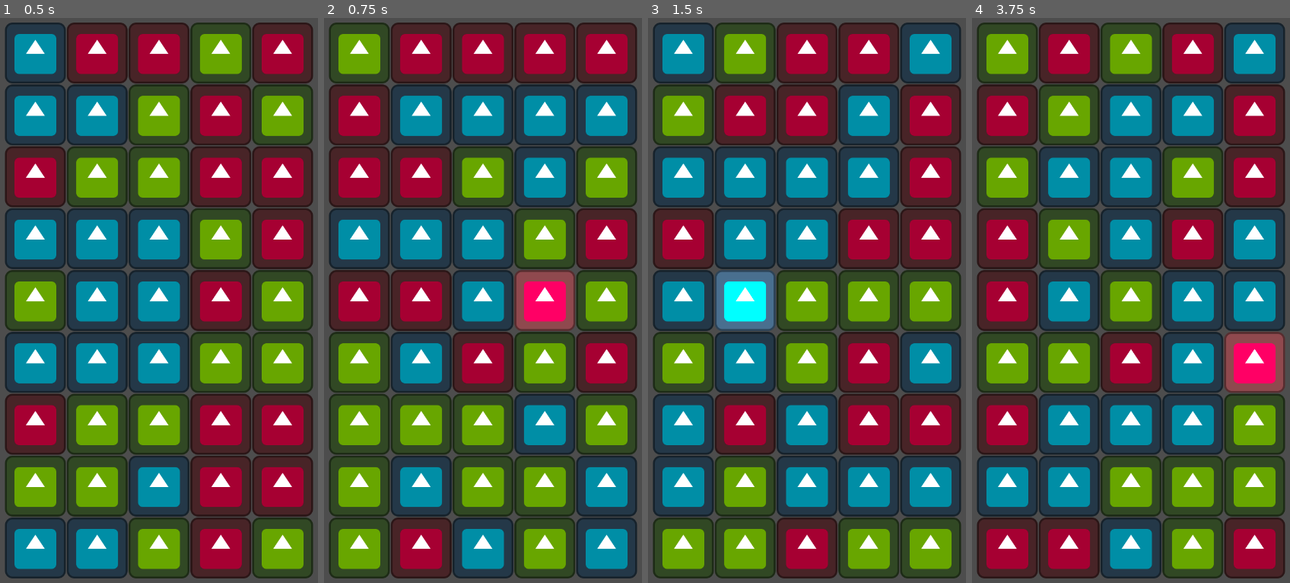
Above: before the commit, frames 1-4 (left to right).
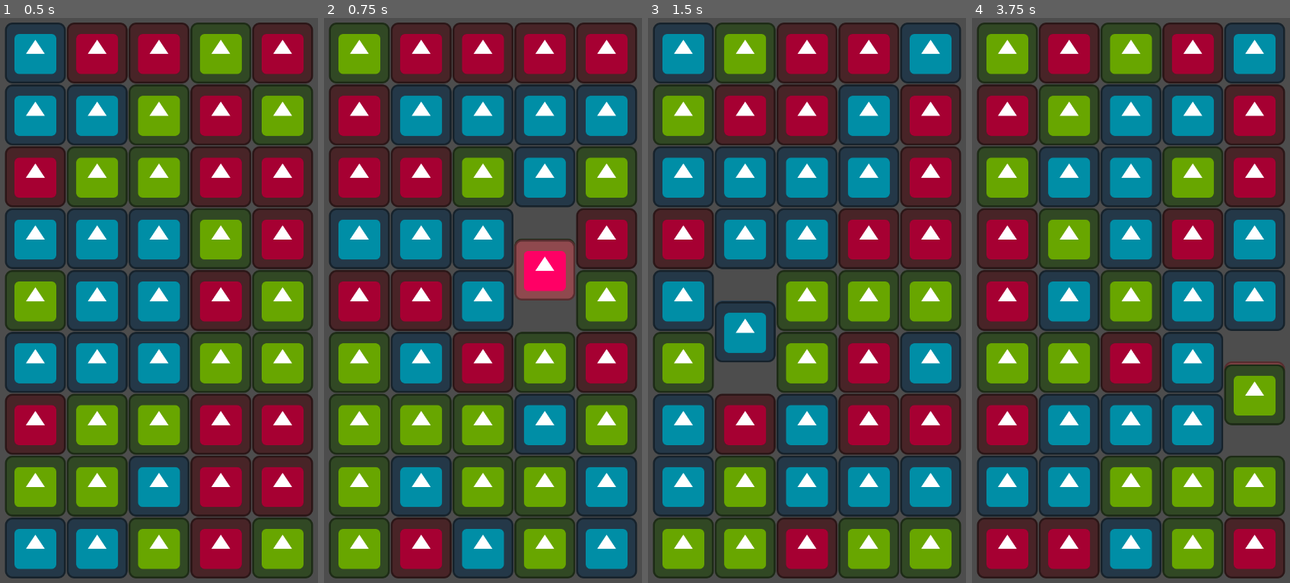
Above: after the commit, the same moments.

Repository: g90703033/godot_match3
Game: Godot game, scene res://Main.tscn
The game is run twice, just before and just after one commit, with the same random seed, the same clock (stepped at 60 frames per second) and the same inputs. This scene is started directly instead of the project's main scene. The engine's default icon, where the game draws it, is replaced by a stand-in: a white triangle on a blue panel in a dark square.
Inputs (mouse positions are in pixels of both pictures, inside the frame that each line leads up to):
- Up to frame 1 (0.5 s): no input
- Up to frame 2 (0.75 s): tap Enter at 0.5 s; move the mouse to (559, 272) at 0.52 s; tap T at 0.6 s; click (559, 272) at 0.67 s
- Up to frame 3 (1.5 s): tap Space at 1.25 s; move the mouse to (737, 328) at 1.27 s; tap T at 1.35 s; click (737, 328) at 1.42 s
- Up to frame 4 (3.75 s): tap Enter at 2, 3.5 s; move the mouse to (1165, 164) at 2.02 s; tap T at 2.1, 2.85, 3.6 s; click (1165, 164) at 2.17 s; tap Space at 2.75 s; move the mouse to (1115, 424) at 2.77 s; click (1115, 424) at 2.92 s; move the mouse to (1232, 390) at 3.52 s; click (1232, 390) at 3.67 s

Frame 1 is identical in both runs. In frame 2, 3.7% of the frame differs, in the area x 59-79%, y 33-56%; in frame 3, 3.6%; in frame 4, 3.7%.

Commit message:
add swap with clamp limitation

Diff:
--- a/Main.gd
+++ b/Main.gd
@@ -10,6 +10,12 @@
 enum e_control_mode{
 	browse,
 	selected
+}
+
+enum e_move_axis{
+	none,
+	x,
+	y
 }
 
 var data_array
@@ -23,11 +29,13 @@
 # control mode : selected
 var selected_cube
 var origin_grid_position
+var origin_world_position
 var prev_selected_position:Vector2
 
 var prev_swap_cube
 var next_swap_cube
 var prev_swap_grid_position
+var prev_swap_axis = e_move_axis.none
 
 # Called when the node enters the scene tree for the first time.
 func _ready():
@@ -71,8 +79,10 @@
 			cube_array[prev_selected.x][prev_selected.y].on_diselected()
 			prev_selected = null
 			if control_mode == e_control_mode.selected:
-				selected_cube.position = get_world_position(origin_grid_position, Vector2(0,0))
-				prev_swap_cube.position = get_world_position(prev_swap_grid_position, Vector2(0,0))
+#				selected_cube.position = get_world_position(origin_grid_position, Vector2(0,0))
+#				prev_swap_cube.position = get_world_position(prev_swap_grid_position, Vector2(0,0))
+				selected_cube.move_to(get_world_position(origin_grid_position, Vector2(0,0)), 0.2)
+				prev_swap_cube.move_to(get_world_position(prev_swap_grid_position, Vector2(0,0)), 0.2)
 	elif new_mode == e_control_mode.selected:
 		var result = get_grid_position(get_global_mouse_position(), Vector2(0, 0))
 
@@ -81,6 +91,7 @@
 		prev_selected_position = get_global_mouse_position()
 		selected_cube = cube_array[result.x][result.y]
 		origin_grid_position = result
+		origin_world_position = get_world_position(result, Vector2(0,0))
 
 	control_mode = new_mode
 
@@ -105,31 +116,73 @@
 
 func update_mode_selected():
 	var cur_mouse_position = get_global_mouse_position()
-	var delta = cur_mouse_position - prev_selected_position
-	var direction = cur_mouse_position - get_world_position(origin_grid_position, Vector2(0,0))
+#	var delta = cur_mouse_position - prev_selected_position
+	var direction = cur_mouse_position - origin_world_position
 	var grid_direction = Vector2(0, 0)
+	var new_axis = e_move_axis.none
+
+	#calculate new delta with clamp
+	direction = vec_clamp_by_length(direction, unit)
+	var delta = origin_world_position + direction - selected_cube.position
+
+	# determine to move in which direction
 	if abs(direction.x) > abs(direction.y):
 		if direction.x > 0:
 			grid_direction.x = 1
 		elif direction.x < 0:
 			grid_direction.x = -1
+		delta.y = 0
+		new_axis = e_move_axis.x
 	else:
 		if direction.y > 0:
 			grid_direction.y = 1
 		elif direction.y < 0:
 			grid_direction.y = -1
-
+		delta.x = 0
+		new_axis = e_move_axis.y
+
+	# when change to another axis move, adjust back the shift of previous axis
+	var switch_new_axis = is_switch_axis(new_axis)
+
+	if switch_new_axis:
+		var origin_position = get_world_position(origin_grid_position, Vector2(0, 0))
+		var offset = selected_cube.position - origin_position
+
+		if prev_swap_axis == e_move_axis.x:
+			selected_cube.translate(Vector2(-offset.x, 0))
+		if prev_swap_axis == e_move_axis.y:
+			selected_cube.translate(Vector2(0, -offset.y))
+
+	prev_swap_axis = new_axis
+
+	# translate selected cube by delta of mouse position changing
 	prev_selected_position = cur_mouse_position
 	selected_cube.translate(delta)
 	var next_swap_grid_position = origin_grid_position + grid_direction
 	var next_swap_cube = cube_array[next_swap_grid_position.x][next_swap_grid_position.y]
 
+	# when change to another direction, reset previous one back to origin position
 	if prev_swap_cube != null && next_swap_grid_position != prev_swap_grid_position:
-		prev_swap_cube.position = get_world_position(prev_swap_grid_position, Vector2(0,0))
+		prev_swap_cube.move_to(get_world_position(prev_swap_grid_position, Vector2(0,0)), 0.2)
 
 	next_swap_cube.translate(-delta)
 	prev_swap_cube = next_swap_cube
 	prev_swap_grid_position = next_swap_grid_position
+
+func vec_clamp_by_length(input:Vector2, length:float)->Vector2:
+	if input.length() > length:
+		return input.normalized() * length
+	return input
+
+func is_switch_axis(new_axis: e_move_axis):
+	var result = false
+
+	if prev_swap_axis == e_move_axis.x && new_axis == e_move_axis.y:
+		result = true
+	if prev_swap_axis == e_move_axis.y && new_axis == e_move_axis.x:
+		result = true
+
+	return result
 
 func create_random_2dintarray(x:int, y:int,set)->Array:
 	var result = []
--- a/Rect2D.gd
+++ b/Rect2D.gd
@@ -8,11 +8,13 @@
 
 @export var cubeType : CubeType = CubeType.Red
 var instance_material
+var tween
 
 # Called when the node enters the scene tree for the first time.
 func _ready():
 	instance_material = $Sprite2D.get_material().duplicate()
 	$Sprite2D.set_material(instance_material)
+	tween = create_tween()
 
 func change_color_by_int(value:int):
 	match value:
@@ -36,6 +38,12 @@
 	#translate(Vector2(100,0)*delta)
 	pass
 
+func move_to(world_position: Vector2, duration: float)->void:
+	if tween:
+		tween.kill()
+	tween = create_tween()
+	tween.tween_property(self, "position", world_position, duration)
+
 func move(delta: Vector2)->void:
 	translate(delta)
 
